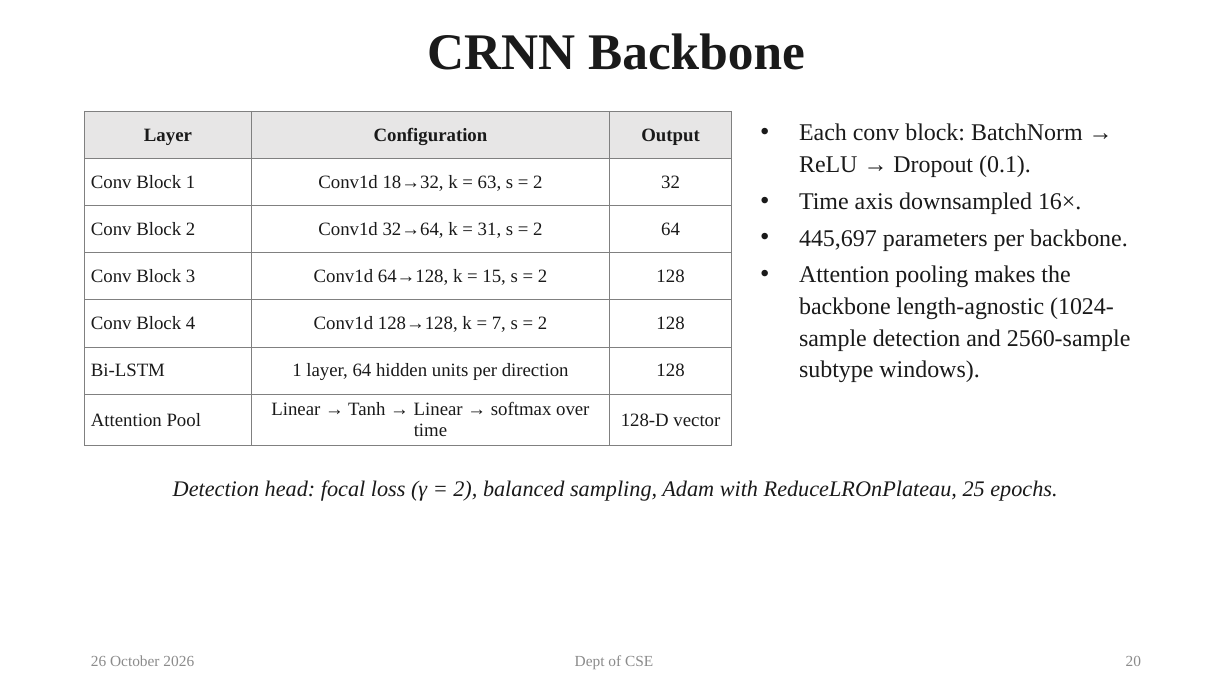
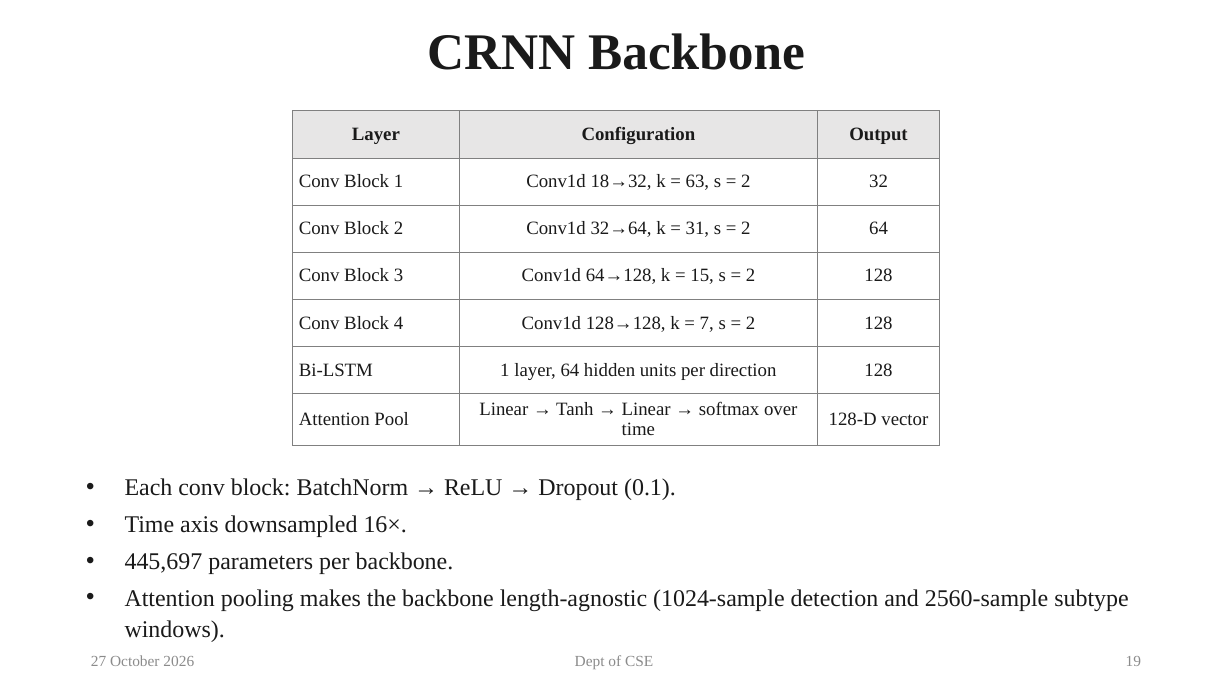
Before and after one commit to Adithya-1489181/eeg_hdc, a slide deck: slide 19 of presentation/EEG-HDC Final Presentation.pptx (slide 20 before the commit). Drawn at 1232x693 pixels with LibreOffice and Linux fonts; fonts in the diff are those of the drawing. Boxes give left, top, right and bottom in pixels: in the first picture for what was removed or moved away, otherwise in the second. Text is boxed around its words. In the diff, an @@ line names an element or a change of style, - is before the commit and + after.

```diff
--- a/presentation/EEG-HDC Final Presentation.pptx
+++ b/presentation/EEG-HDC Final Presentation.pptx
@@ table: place and size @@
-table at [85,111,732,445]
+table at [293,111,939,445]
@@ text "Each conv block: BatchNorm → ..." rewrapped from [799,123,1131,382] to [125,478,1128,642] @@
@@ text removed at [173,480,1057,501] @@
-Detection head: focal loss (γ = 2), balanced sampling, Adam with ReduceLROnPlateau, 25 epochs.
@@ text at [91,655,194,666]: text changed @@
-26 October 2026
+27 October 2026
@@ page number at [1126,656,1141,666]: text changed @@
-20
+19
```
Also in this commit, not shown: 38 other slides changed, 1 slide removed, 2 other files.
